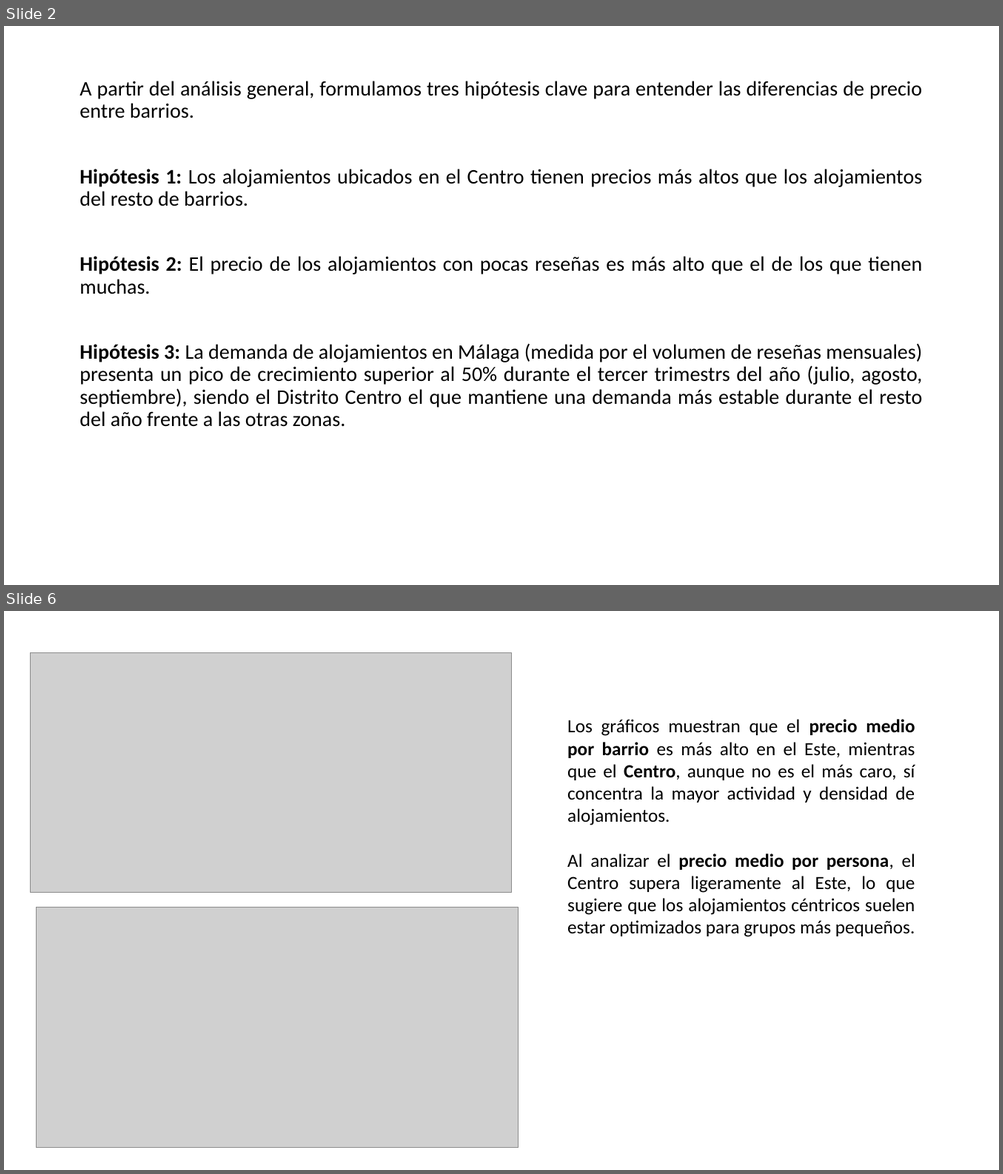
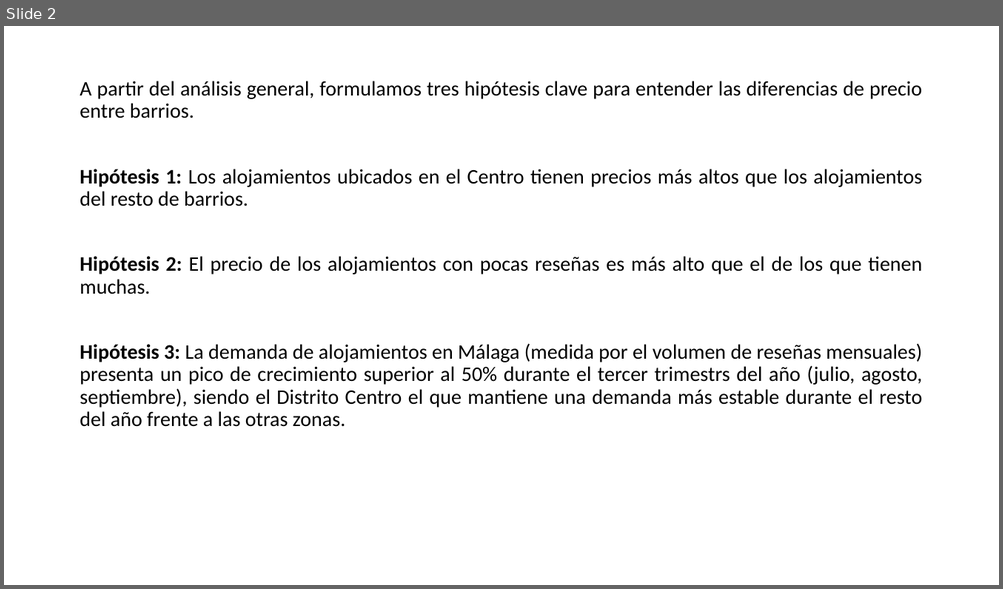
Before and after one commit to MHHsim/Proyect-Break-I, a slide deck: Pendiente/EDA - Alquileres Málaga - 2025.pptx. Shown one above the other, each under a label of ours: slides 2 and 6 before the commit, slide 2 after it; the slides between them are not shown. The pictures are 1003x1174 and 1003x589 pixels, drawn with LibreOffice and Linux fonts; fonts in the diff are those of the drawing; grey boxes stand for pictures. Boxes give left, top, right and bottom in pixels: in the first picture for what was removed or moved away, otherwise in the second. Text is boxed around its words. In the diff, an @@ line names an element or a change of style, - is before the commit and + after.

```diff
--- a/Pendiente/EDA - Alquileres Málaga - 2025.pptx
+++ b/Pendiente/EDA - Alquileres Málaga - 2025.pptx
@@ slide 6 removed at [4,611,999,1170], background #FFFFFF @@
@@ picture removed at [30,652,512,893] @@
@@ text removed at [567,719,915,937] @@
-Los gráficos muestran que el precio medio por barrio es más alto en el Este, mientras que el Centro, aunque no es el más caro, sí concentra la mayor actividad y densidad de alojamientos.
-Al analizar el precio medio por persona, el Centro supera ligeramente al Este, lo que sugiere que los alojamientos céntricos suelen estar optimizados para grupos más pequeños.
@@ picture removed at [36,908,518,1148] @@
```
Also in this commit, not shown: 2 slides changed, 3 slides added, 4 other slides removed, 2 other files.
